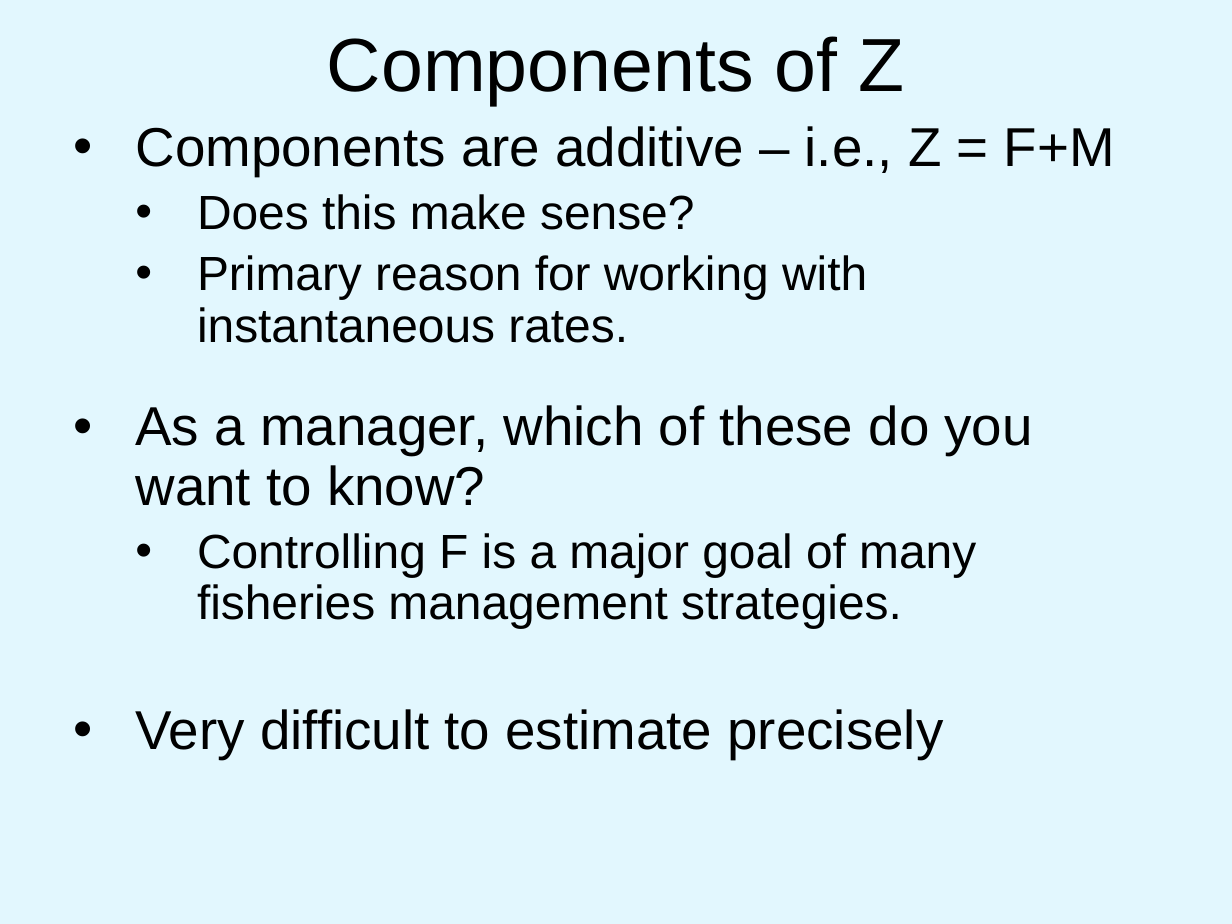
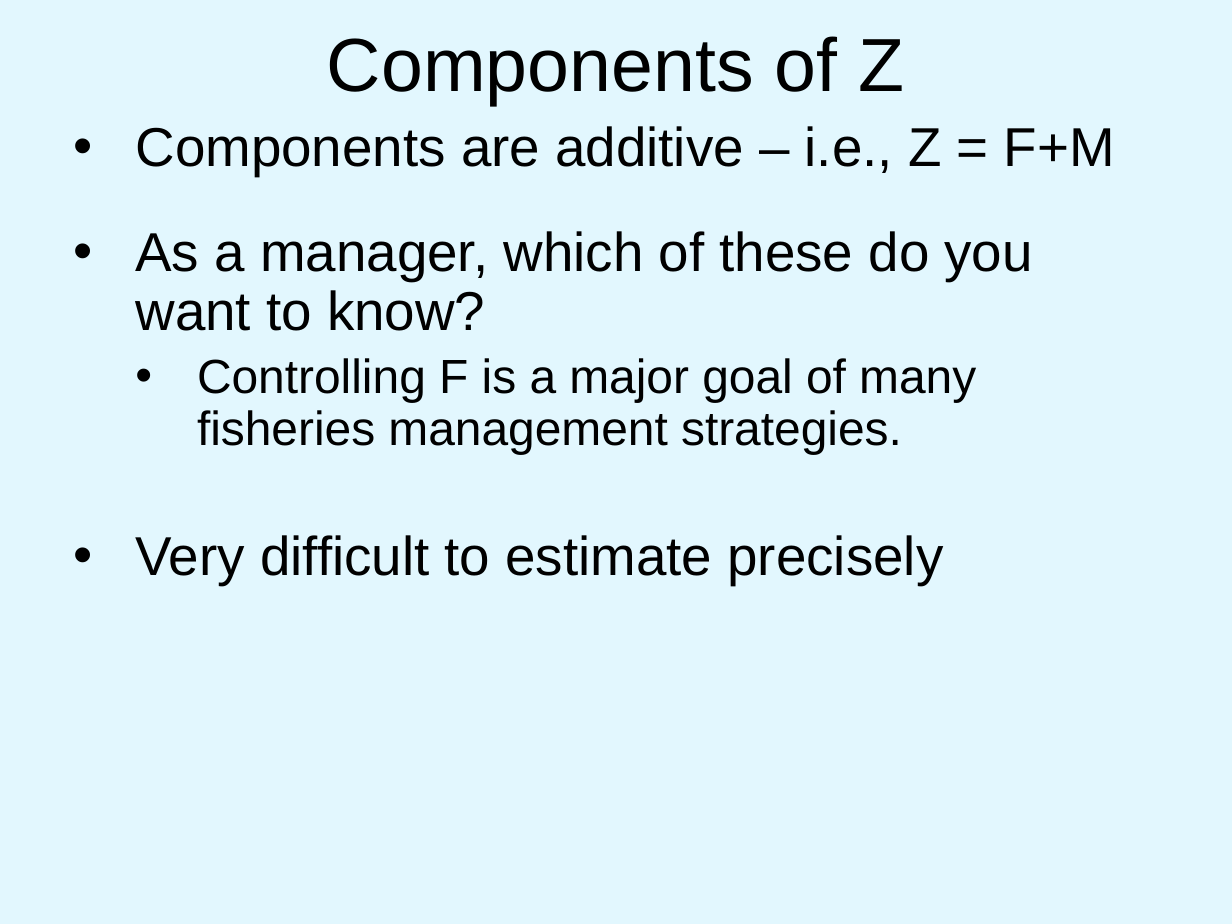
Before and after one commit to droglenc/NCNRS349, a slide deck: slide 6 of modules/Mortality/PPT_Components.pptx (slide 2 before the commit). Drawn at 1232x924 pixels with LibreOffice and Linux fonts; fonts in the diff are those of the drawing; background and template pictures are left out. Boxes give left, top, right and bottom in pixels: in the first picture for what was removed or moved away, otherwise in the second. Text is boxed around its words. In the diff, an @@ line names an element or a change of style, - is before the commit and + after.

```diff
--- a/modules/Mortality/PPT_Components.pptx
+++ b/modules/Mortality/PPT_Components.pptx
@@ text at box(197, 194, 867, 343): paragraphs removed @@
-  • Does this make sense?
-  • Primary reason for working with instantaneous rates.
```
Also in this commit, not shown: 4 slides added.
